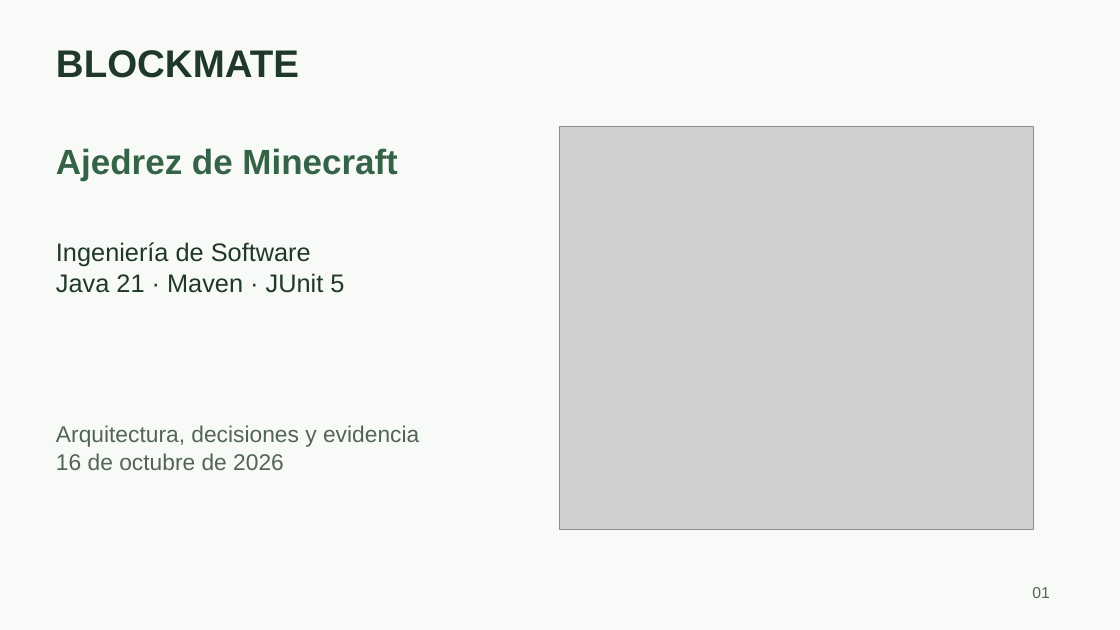
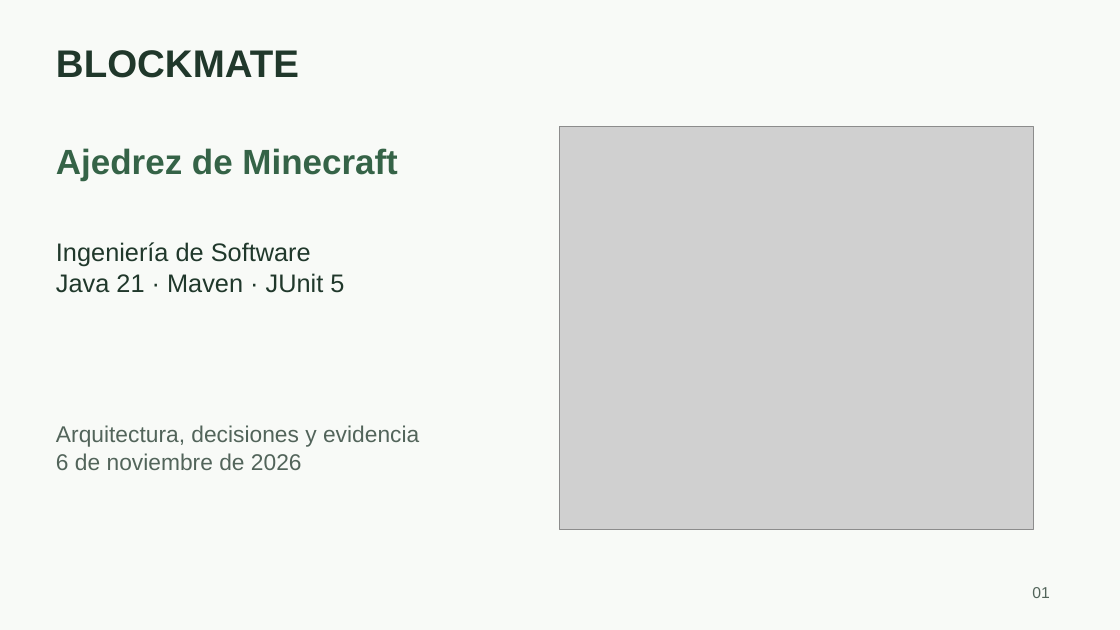
Before and after one commit to juligali/Ajedrez-TPO, a slide deck: slide 1 of docs/BLOCKMATE-final.pptx. Drawn at 1120x630 pixels with LibreOffice and Linux fonts; fonts in the diff are those of the drawing; grey boxes stand for pictures. Boxes give left, top, right and bottom in pixels: in the first picture for what was removed or moved away, otherwise in the second. Text is boxed around its words. In the diff, an @@ line names an element or a change of style, - is before the commit and + after.

```diff
--- a/docs/BLOCKMATE-final.pptx
+++ b/docs/BLOCKMATE-final.pptx
@@ text at (56,453,302,470): text changed @@
-16 de octubre de 2026
+6 de noviembre de 2026
```
Also in this commit, not shown: 2 other slides changed, 2 slides added, 31 other files.
